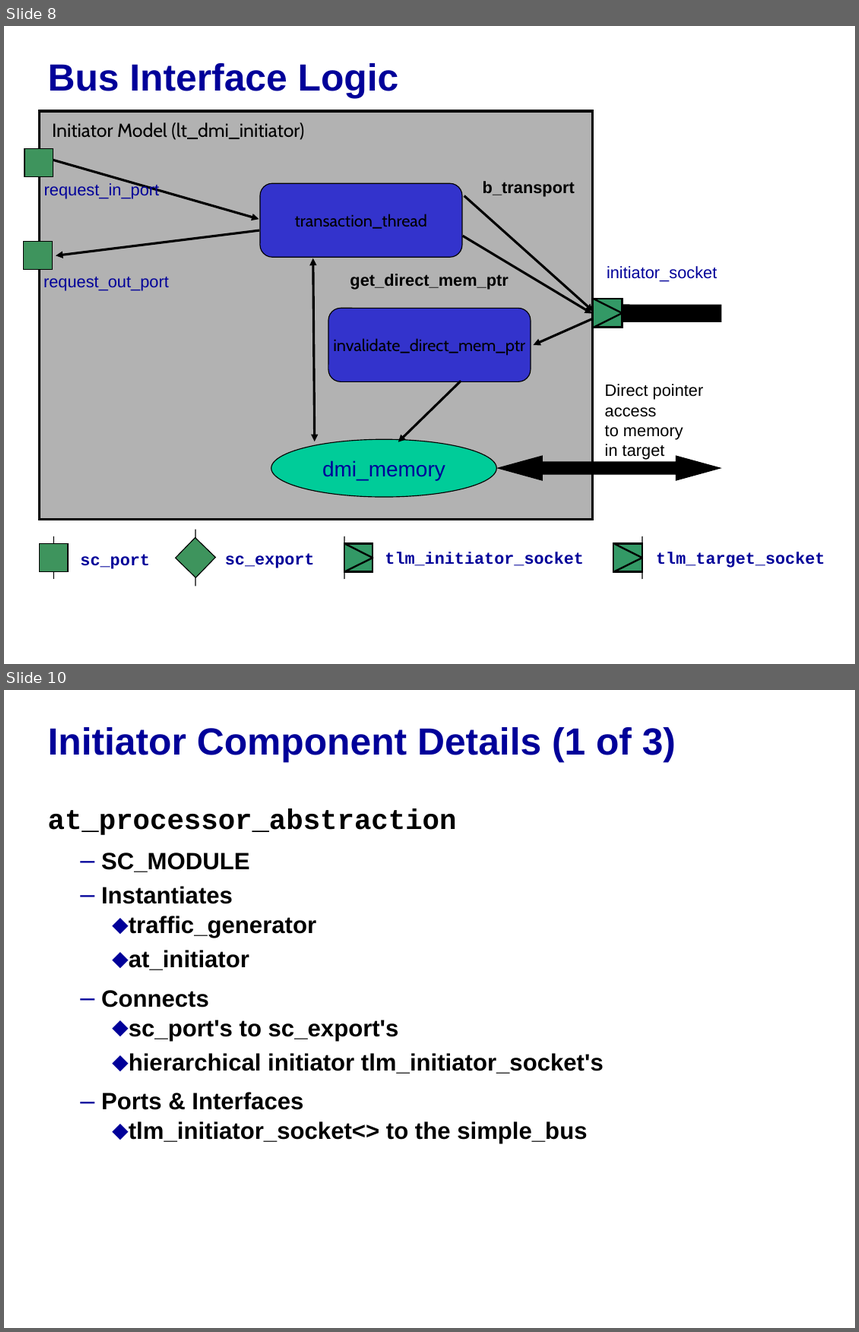
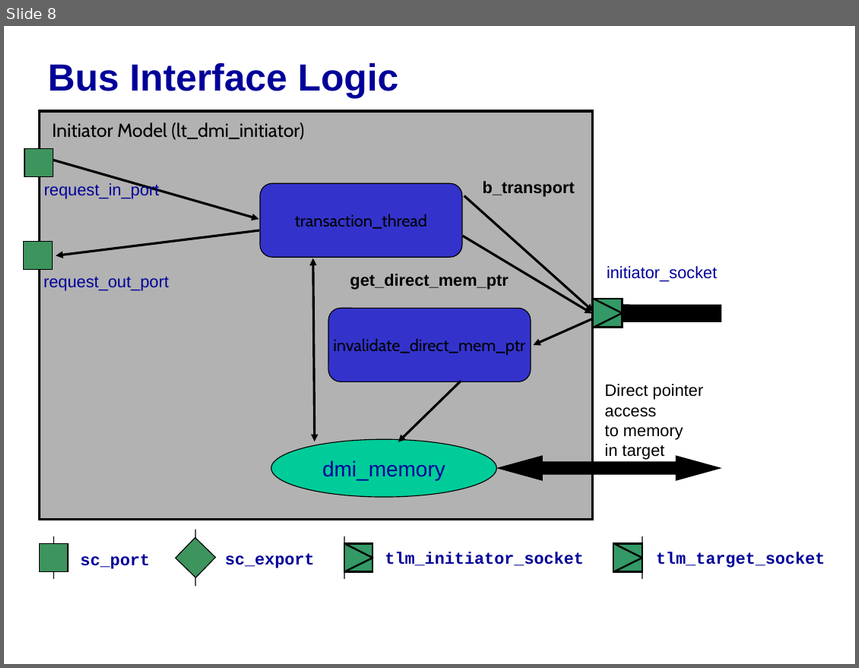
Before and after one commit to accellera-official/systemc, a slide deck: examples/tlm/lt_dmi/docs/lt_dmi_example.ppt. Shown one above the other, each under a label of ours: slides 8 and 10 before the commit, slide 8 after it; the slides between them are not shown. The pictures are 859x1332 and 859x668 pixels, drawn with LibreOffice and Linux fonts; fonts in the diff are those of the drawing; background and template pictures are left out. Boxes give left, top, right and bottom in pixels: in the first picture for what was removed or moved away, otherwise in the second. Text is boxed around its words. In the diff, an @@ line names an element or a change of style, - is before the commit and + after.

```diff
--- a/examples/tlm/lt_dmi/docs/lt_dmi_example.ppt
+++ b/examples/tlm/lt_dmi/docs/lt_dmi_example.ppt
@@ slide 10 removed at (4,690,855,1328), background picture (left out) @@
@@ title removed at (48,727,676,762) @@
-Initiator Component Details (1 of 3)
@@ text removed at (48,809,604,1144) @@
-at_processor_abstraction
-  – SC_MODULE
-  – Instantiates
-    ⬥ traffic_generator
-    ⬥ at_initiator
-  – Connects
-    ⬥ sc_port's to sc_export's
-    ⬥ hierarchical initiator tlm_initiator_socket's
-  – Ports & Interfaces
-    ⬥ tlm_initiator_socket<> to the simple_bus
```
Also in this commit, not shown: 6 slides changed, 6 other slides removed.
